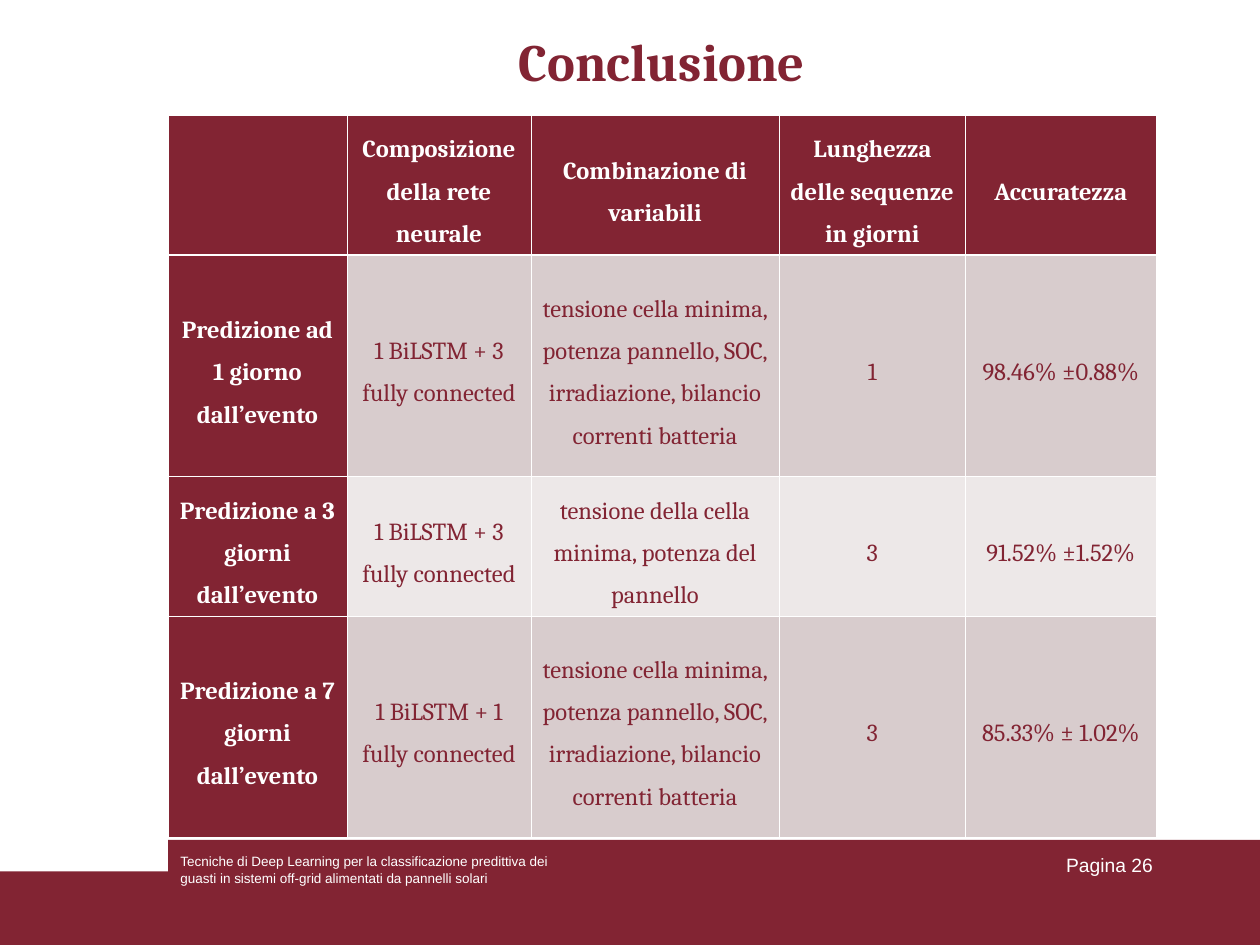
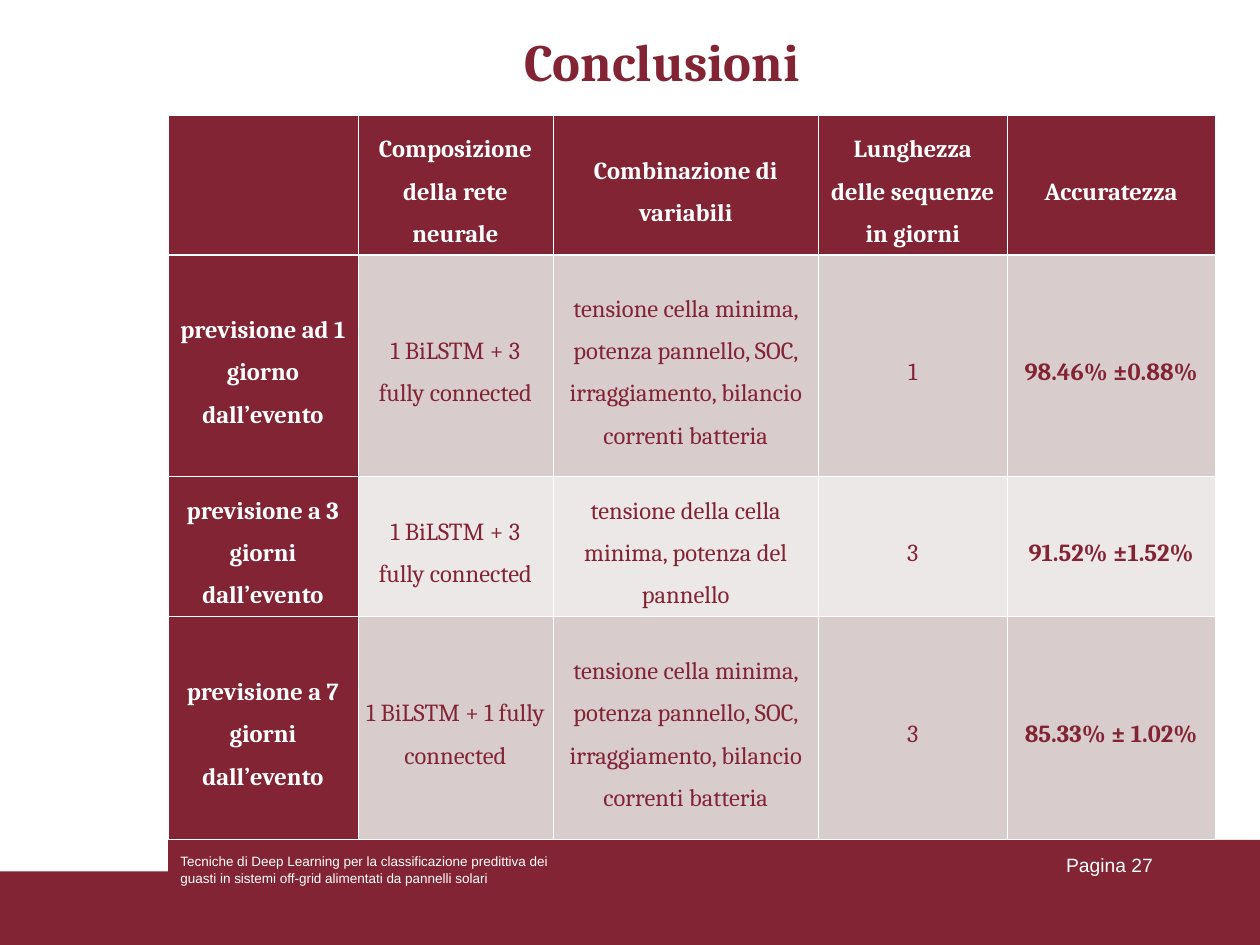
Before and after one commit to lorenzoooooo/DL-for-Predictive-Fault-Classification-in-Off-Grid-Systems, a slide deck: slide 27 of Presentazione_tesi.ppt (slide 26 before the commit). Drawn at 1260x945 pixels with LibreOffice and Linux fonts; fonts in the diff are those of the drawing. Boxes give left, top, right and bottom in pixels: in the first picture for what was removed or moved away, otherwise in the second. Text is boxed around its words. In the diff, an @@ line names an element or a change of style, - is before the commit and + after.

```diff
--- a/Presentazione_tesi.ppt
+++ b/Presentazione_tesi.ppt
@@ title at [524,44,799,82]: text changed @@
-Conclusione
+Conclusioni
@@ table at [168,116,1216,827] @@
-row 2, column 1: Predizione ad 1 giorno dall’evento
+row 2, column 1: previsione ad 1 giorno dall’evento
-row 2, column 3: tensione cella minima, potenza pannello, SOC, irradiazione, bilancio correnti batteria
+row 2, column 3: tensione cella minima, potenza pannello, SOC, irraggiamento, bilancio correnti batteria
-row 3, column 1: Predizione a 3 giorni dall’evento
+row 3, column 1: previsione a 3 giorni dall’evento
-row 4, column 1: Predizione a 7 giorni dall’evento
+row 4, column 1: previsione a 7 giorni dall’evento
-row 4, column 3: tensione cella minima, potenza pannello, SOC, irradiazione, bilancio correnti batteria
+row 4, column 3: tensione cella minima, potenza pannello, SOC, irraggiamento, bilancio correnti batteria
@@ bold on in "98.46% ±0.88%", "91.52% ±1.52%", "85.33% ± 1.02%" @@
@@ table: place and size @@
-table at [168,116,1155,824]
+table at [168,116,1216,827]
@@ page number at [1066,858,1152,876]: text changed @@
-Pagina 26
+Pagina 27
```
Also in this commit, not shown: 17 other slides changed, 1 slide added.
